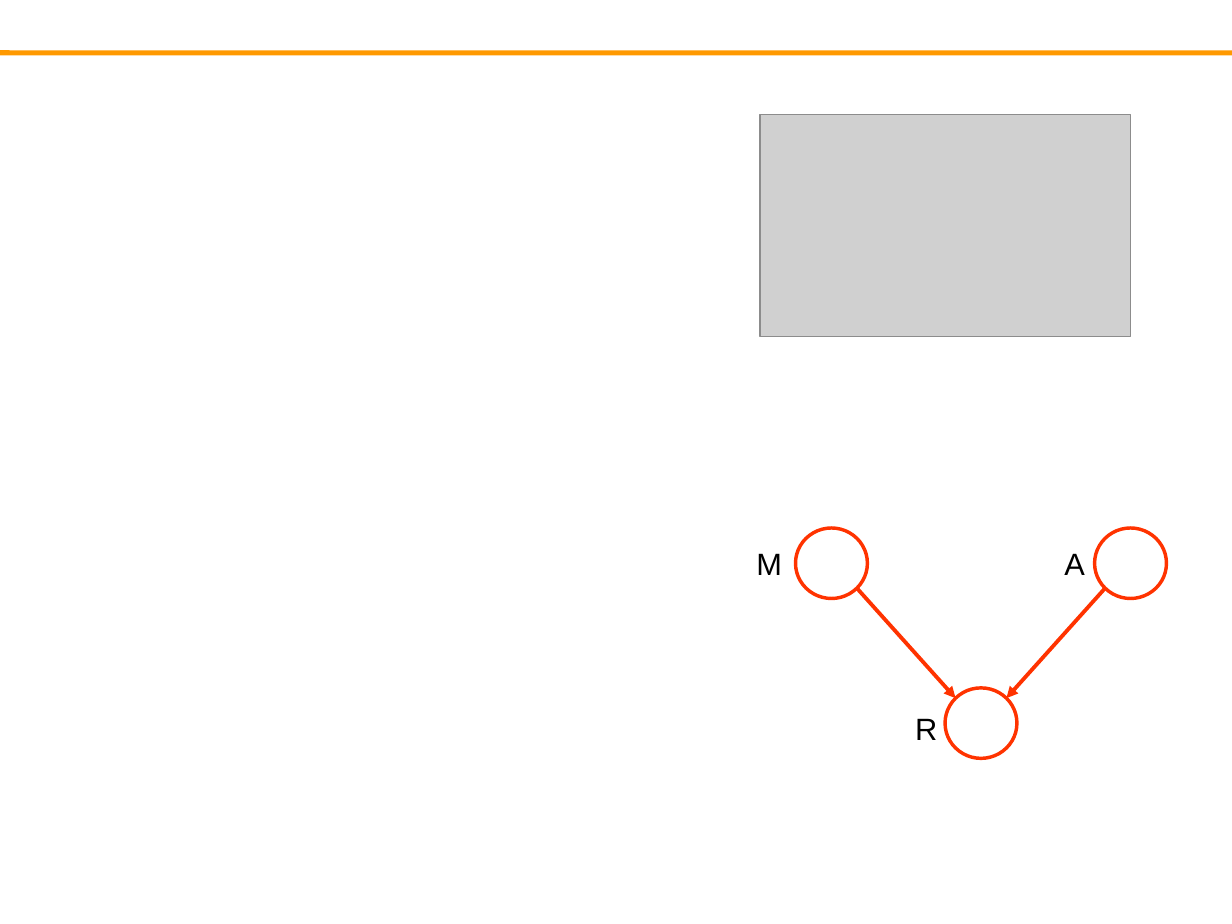
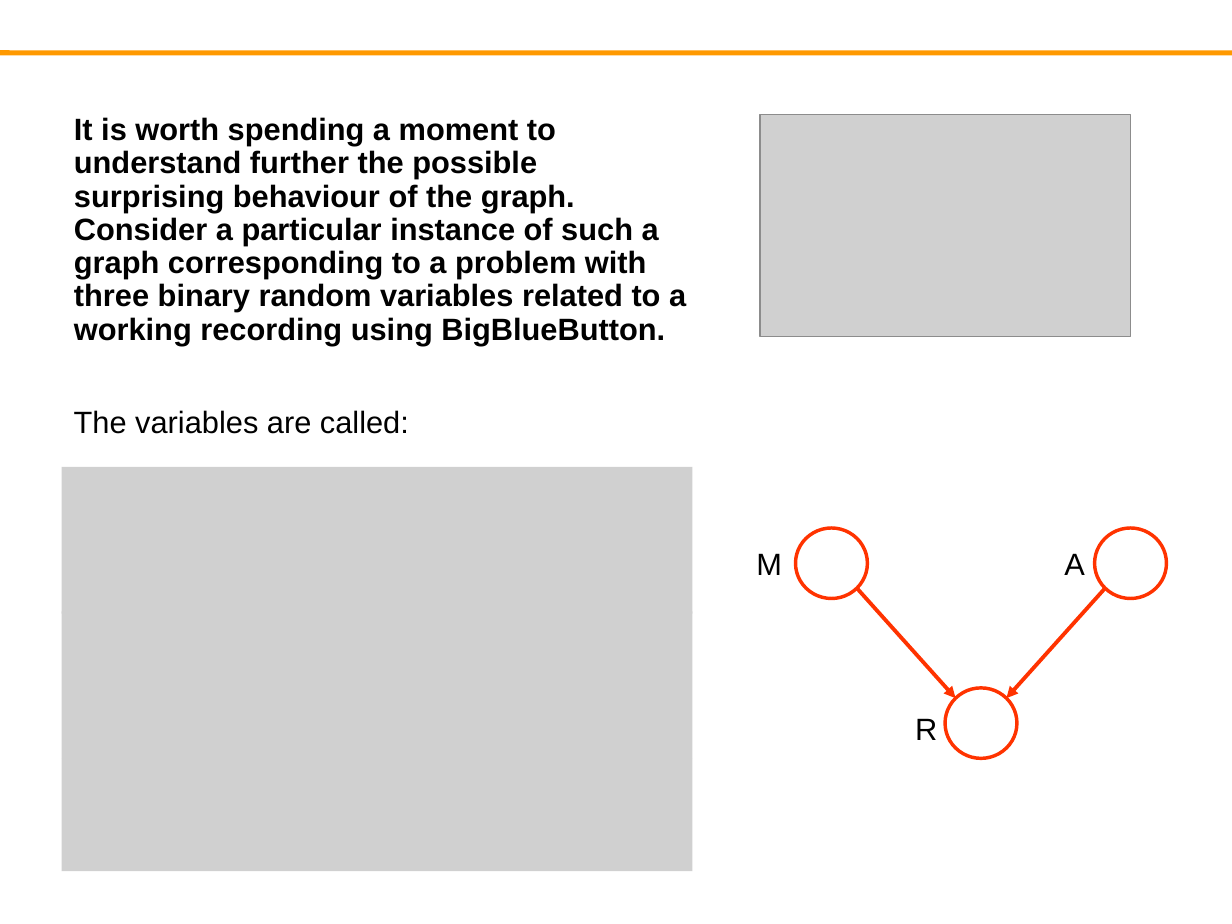
Before and after one commit to fabian9697/IANN_group30, a slide deck: slide 5 of Homework_Neuroinformatic/Assignment 1/Task12_Group30.pptx. Drawn at 1232x924 pixels with LibreOffice and Linux fonts; fonts in the diff are those of the drawing; grey boxes stand for pictures; background and template pictures are left out. Boxes give left, top, right and bottom in pixels: in the first picture for what was removed or moved away, otherwise in the second. Text is boxed around its words. In the diff, an @@ line names an element or a change of style, - is before the commit and + after.

```diff
--- a/Homework_Neuroinformatic/Assignment 1/Task12_Group30.pptx
+++ b/Homework_Neuroinformatic/Assignment 1/Task12_Group30.pptx
@@ text added at (x1=74, y1=117, x2=686, y2=345), 18 pt, text #000000 @@
+It is worth spending a moment to understand further the possible surprising behaviour of the graph. Consider a particular instance of such a graph corresponding to a problem with three binary random variables related to a working recording using BigBlueButton.
@@ text added at (x1=74, y1=410, x2=409, y2=434), 18 pt, text #000000 @@
+The variables are called:
@@ picture added at (x1=62, y1=467, x2=692, y2=614) @@
@@ picture added at (x1=62, y1=611, x2=692, y2=758) @@
@@ picture added at (x1=62, y1=758, x2=692, y2=871) @@
```
Also in this commit, not shown: 5 other slides changed.
